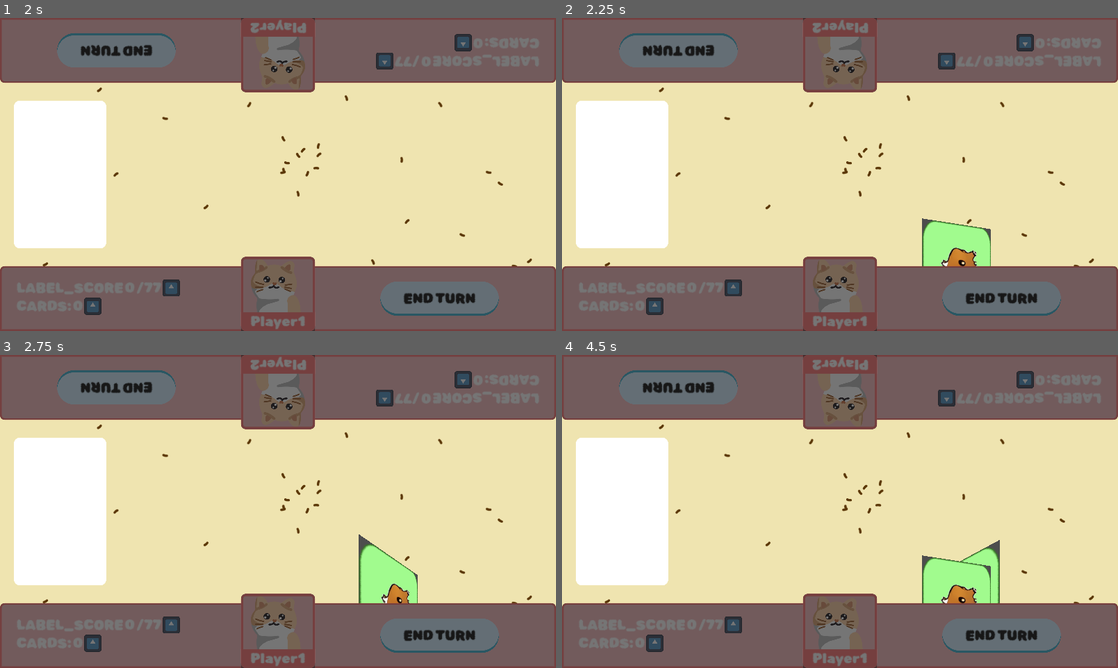
Above: before the commit, frames 1-4 (two rows, left to right).
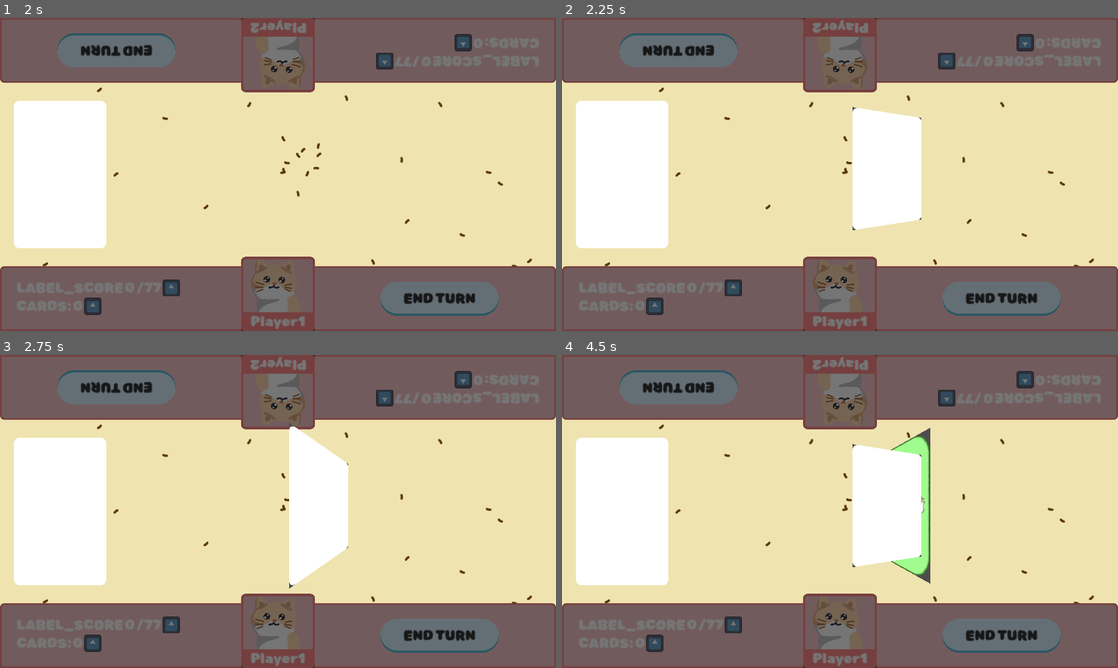
Above: after the commit, the same moments.

Repository: ElQDuck/guinea-piggies
Game: Godot game, scene res://scenes/game.tscn
Two runs of this game, one before a commit and one after it. Both use one fixed random seed, a clock stepped at 60 frames per second and the inputs below. This scene is started directly instead of the project's main scene. The engine's default icon, where the game draws it, is replaced by a stand-in: a white triangle on a blue panel in a dark square.
Inputs (mouse positions are in pixels of both pictures, inside the frame that each line leads up to):
- Up to frame 1 (2 s): click "END TURN" at 0.5 s; click (278, 55) at 1.27 s
- Up to frame 2 (2.25 s): click (623, 174) at 2 s
- Up to frame 3 (2.75 s): no input
- Up to frame 4 (4.5 s): click "END TURN" at 2.75 s; click (840, 392) at 3.52 s; click (623, 511) at 4.25 s

Frame 1 is identical in both runs. In frame 2, 6.1% of the frame differs, in the area x 52-78%, y 28-80%; in frame 3, 5.9%; in frame 4, 7.7%, in the area x 52-79%, y 23-80%.

Commit message:
feat: add card flip

Diff:
--- a/scenes/played_card.tscn
+++ b/scenes/played_card.tscn
@@ -18,6 +18,8 @@
 [sub_resource type="StyleBoxEmpty" id="StyleBoxEmpty_5e83g"]
 
 [node name="Card" type="Panel" node_paths=PackedStringArray("card_view_port", "displayed_card_image")]
+size_flags_horizontal = 4
+size_flags_vertical = 4
 script = ExtResource("1_184s7")
 card_view_port = NodePath("SubViewportContainer")
 back_texture = ExtResource("2_fq480")
@@ -27,8 +29,10 @@
 [node name="SubViewportContainer" type="SubViewportContainer" parent="."]
 material = SubResource("ShaderMaterial_am5o8")
 layout_mode = 0
-offset_right = 40.0
-offset_bottom = 40.0
+offset_left = -240.0
+offset_top = -384.0
+offset_right = 240.0
+offset_bottom = 384.0
 
 [node name="SubViewport" type="SubViewport" parent="SubViewportContainer"]
 handle_input_locally = false
--- a/scripts/played_card.gd
+++ b/scripts/played_card.gd
@@ -7,7 +7,7 @@
 
 # Called when the node enters the scene tree for the first time.
 func _ready():
-	pass
+	displayed_card_image.set_texture(back_texture)
 
 
 # Called every frame. 'delta' is the elapsed time since the previous frame.
@@ -16,5 +16,9 @@
 
 
 func flip_card(flip_duration: float):
-	var card_rotation_tween = create_tween()
-	card_rotation_tween.tween_property(card_view_port.material, "shader_parameter/y_rot", 180.0, flip_duration)
+	var half_flip_dur = flip_duration / 2
+	var card_rotation_tween_90 = create_tween()
+	await card_rotation_tween_90.tween_property(card_view_port.material, "shader_parameter/y_rot", 90.0, half_flip_dur).finished
+	displayed_card_image.set_texture(front_texture)
+	var card_rotation_tween_180 = create_tween()
+	await card_rotation_tween_180.tween_property(card_view_port.material, "shader_parameter/y_rot", 180.0, half_flip_dur).from(90.0).finished
